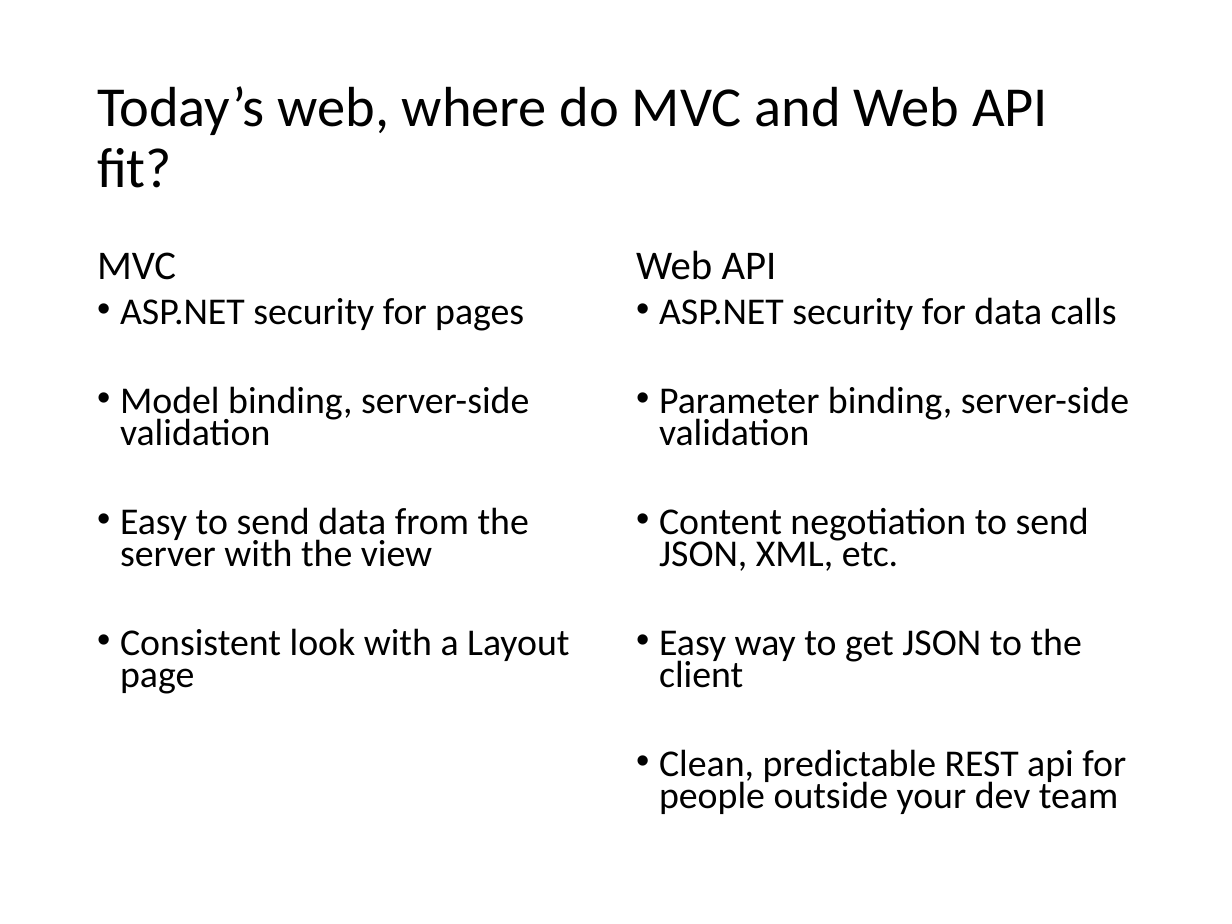
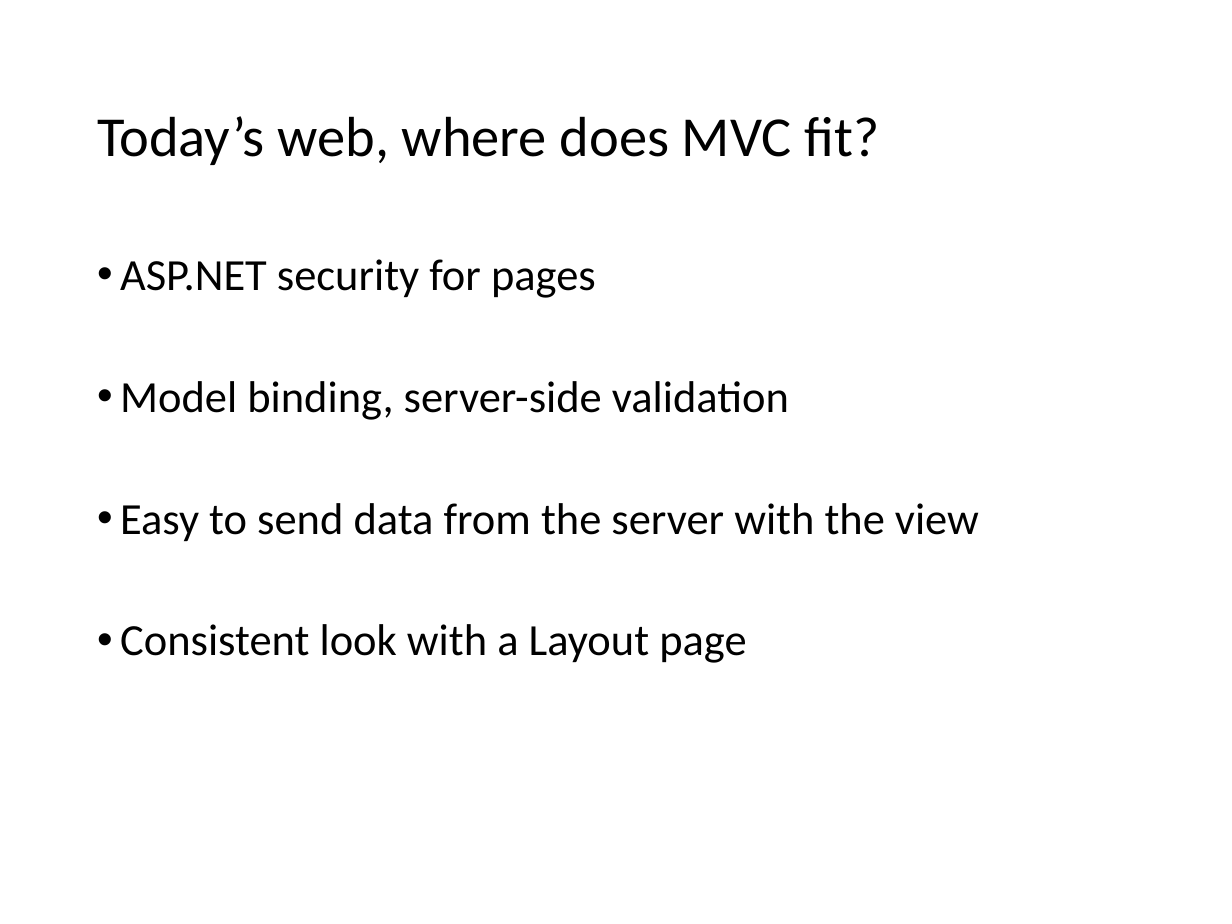
Before and after one commit to VolareSoftware/Presentations, a slide deck: slide 30 of Intro to MVC and Web API - Denver Dev Days/Introduction to MVC and Web API.pptx. Drawn at 1232x924 pixels with LibreOffice and Linux fonts; fonts in the diff are those of the drawing. Boxes give left, top, right and bottom in pixels: in the first picture for what was removed or moved away, otherwise in the second. Text is boxed around its words. In the diff, an @@ line names an element or a change of style, - is before the commit and + after.

```diff
--- a/Intro to MVC and Web API - Denver Dev Days/Introduction to MVC and Web API.pptx
+++ b/Intro to MVC and Web API - Denver Dev Days/Introduction to MVC and Web API.pptx
@@ title at [97, 116, 880, 165]: text changed @@
-Today’s web, where do MVC and Web API fit?
+Today’s web, where does MVC fit?
@@ text "ASP.NET security for pages" at [120, 259, 979, 663]: size 22.1 to 26 pt; line spacing 0.7 to 0.9 @@
@@ text at [97, 252, 176, 280]: paragraph removed @@
-MVC
@@ text removed at [636, 250, 1129, 814] @@
-Web API
-• ASP.NET security for data calls
-• Parameter binding, server-side validation
-• Content negotiation to send JSON, XML, etc.
-• Easy way to get JSON to the client
-• Clean, predictable REST api for people outside your dev team
```
Also in this commit, not shown: 7 other slides changed.
